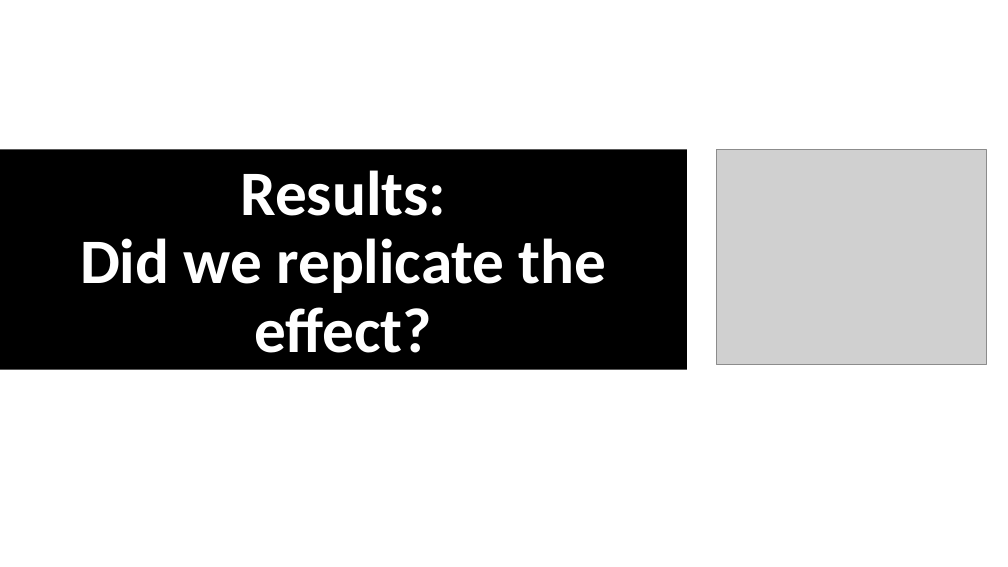
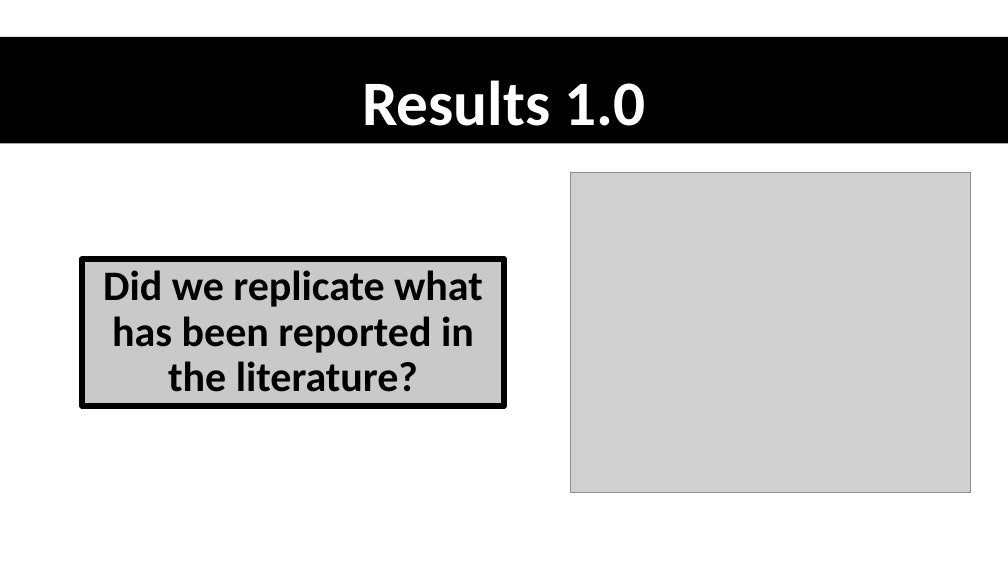
Before and after one commit to Adrifelcha/afchavez-019, a slide deck: slide 17 of MichaelLee/SDT Mirror Effect/Paper 1/BayesianSDTmodeling_Overview.pptx (slide 9 before the commit). Drawn at 1008x567 pixels with LibreOffice and Linux fonts; fonts in the diff are those of the drawing; grey boxes stand for pictures. Boxes give left, top, right and bottom in pixels: in the first picture for what was removed or moved away, otherwise in the second. Text is boxed around its words. In the diff, an @@ line names an element or a change of style, - is before the commit and + after.

```diff
--- a/MichaelLee/SDT Mirror Effect/Paper 1/BayesianSDTmodeling_Overview.pptx
+++ b/MichaelLee/SDT Mirror Effect/Paper 1/BayesianSDTmodeling_Overview.pptx
@@ title "Results 1.0" resized from (x1=0, y1=150, x2=687, y2=370) to (x1=0, y1=37, x2=1008, y2=144) @@
@@ title at (x1=362, y1=80, x2=646, y2=126): text changed @@
-Results:
-Did we replicate the effect?
+Results 1.0
@@ picture resized from (x1=717, y1=150, x2=986, y2=365) to (x1=570, y1=172, x2=971, y2=492) @@
@@ rectangle added at (x1=82, y1=259, x2=504, y2=406), fill #C9C9C9, outline #000000 6 pt, 40 pt, text #000000, bold @@
+Did we replicate what has been reported in the literature?
```
Also in this commit, not shown: 20 other slides changed, 32 slides added, 12 slides removed, 43 other files.
